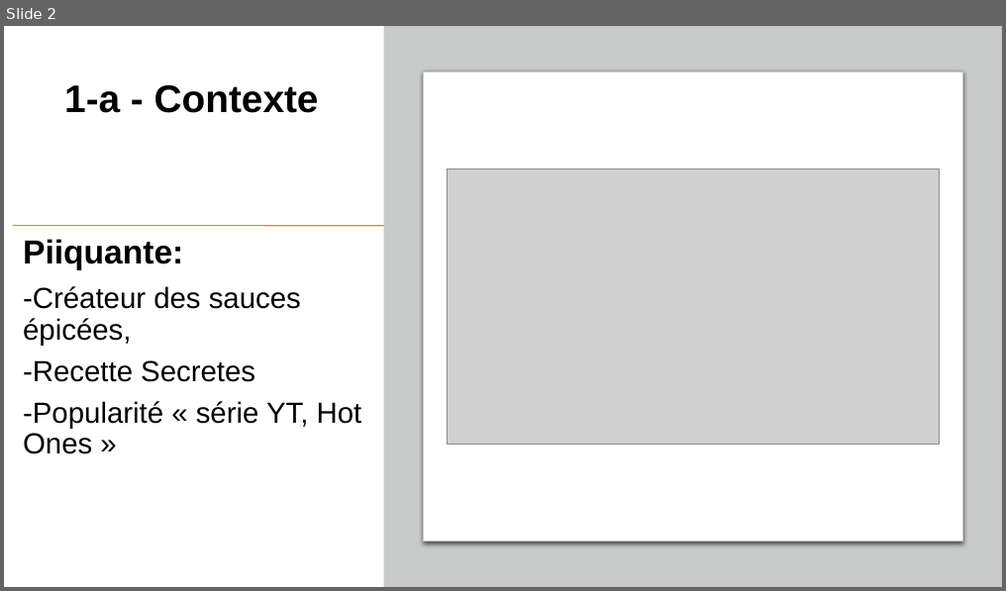
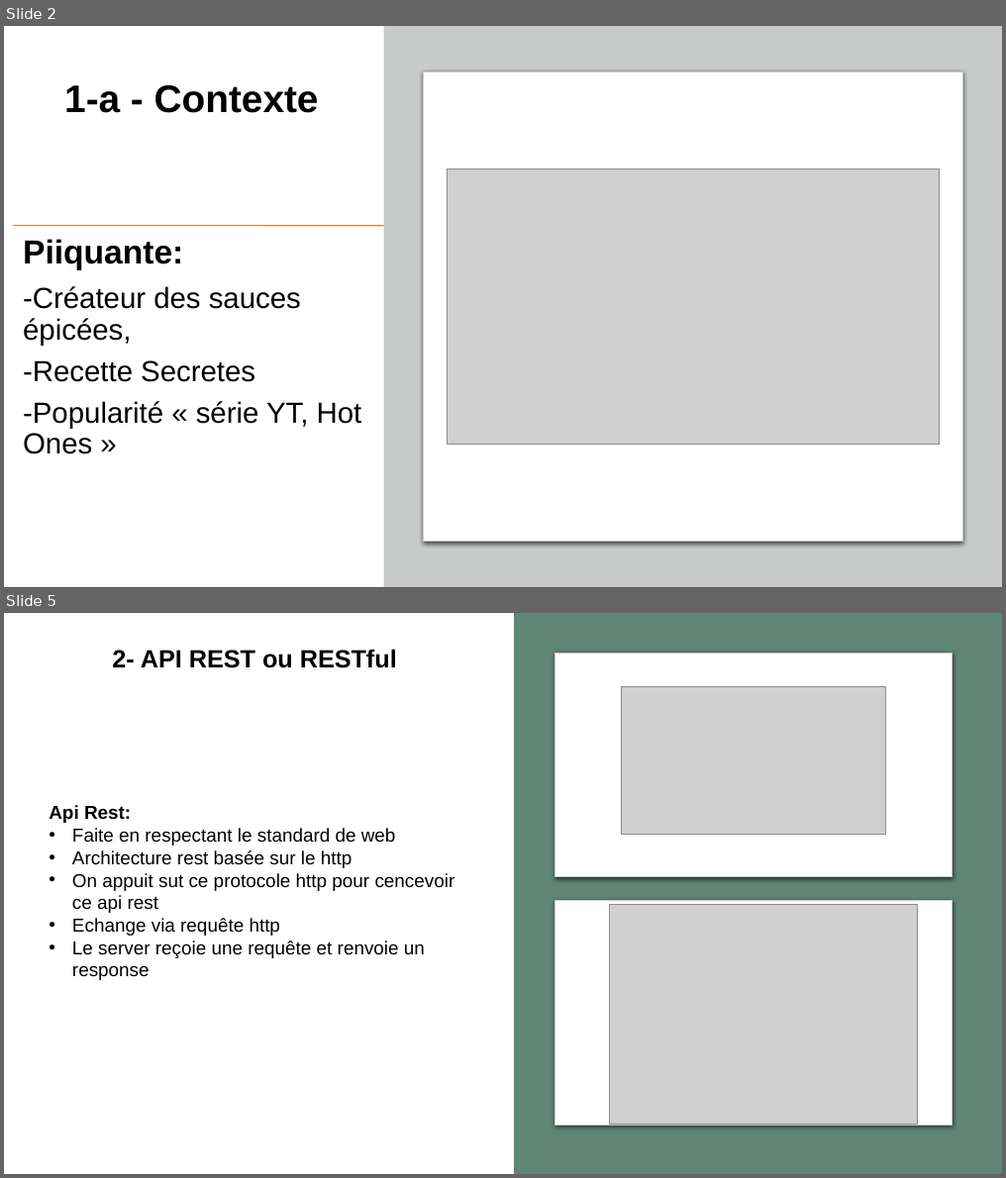
Before and after one commit to vahab12/projet-6, a slide deck: Présentation-P6.pptx. Shown one above the other, each under a label of ours: slide 2 before the commit, slides 2 and 5 after it; the slides between them are not shown. The pictures are 1006x591 and 1006x1178 pixels, drawn with LibreOffice and Linux fonts; fonts in the diff are those of the drawing; grey boxes stand for pictures. Boxes give left, top, right and bottom in pixels: in the first picture for what was removed or moved away, otherwise in the second. Text is boxed around its words. In the diff, an @@ line names an element or a change of style, - is before the commit and + after.

```diff
--- a/Présentation-P6.pptx
+++ b/Présentation-P6.pptx
@@ slide 5 added at [4, 613, 1002, 1174], background #FFFFFF @@
@@ rectangle added at [514, 613, 1002, 1174], fill #5F8576 @@
@@ title added at [112, 649, 397, 668], 24 pt, text #000000, bold @@
+2- API REST ou RESTful
@@ rounded rectangle added at [555, 653, 951, 877], fill #FFFFFF, outline #C8CACA 0.75 pt @@
@@ picture added at [621, 686, 885, 834] @@
@@ text added at [49, 805, 455, 980], 18 pt, text #000000 @@
+Api Rest:
+• Faite en respectant le standard de web
+• Architecture rest basée sur le http
+• On appuit sut ce protocole http pour cencevoir ce api rest
+• Echange via requête http
+• Le server reçoie une requête et renvoie un response
@@ rounded rectangle added at [555, 900, 951, 1125], fill #FFFFFF, outline #C8CACA 0.75 pt @@
@@ picture added at [610, 905, 918, 1125] @@
```
Also in this commit, not shown: 5 slides changed, 4 other slides added, 4 slides removed, 11 other files.
